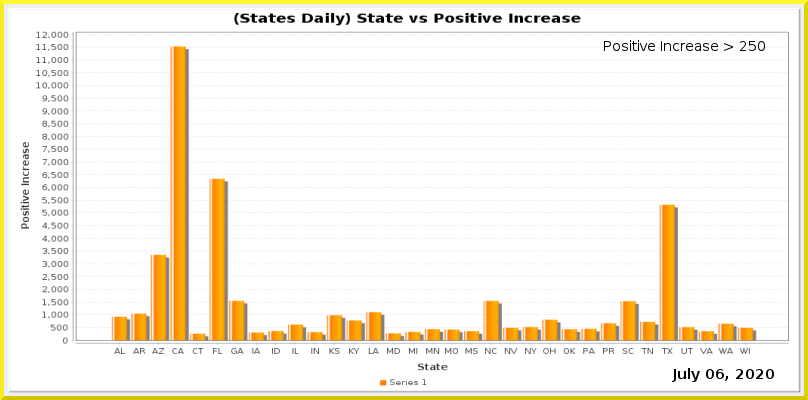
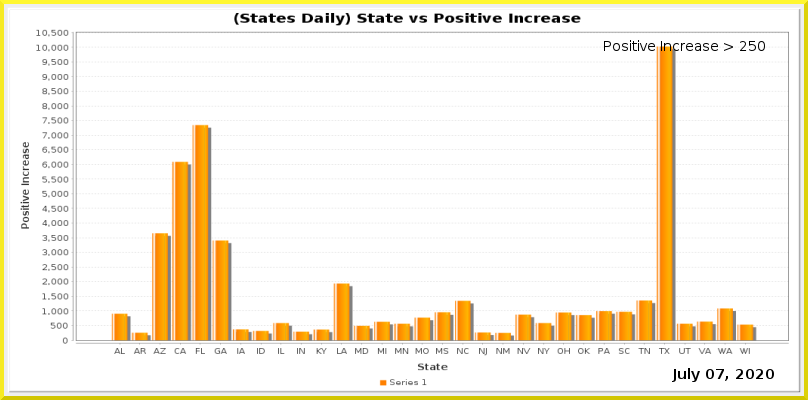
Layered file, before and after one edit (808 × 400). Changes by layer:
painted on "Current Date" over 716, 369, 724, 379
painted on "Date_vs_TestIncrease.png" over 36, 29, 789, 356
